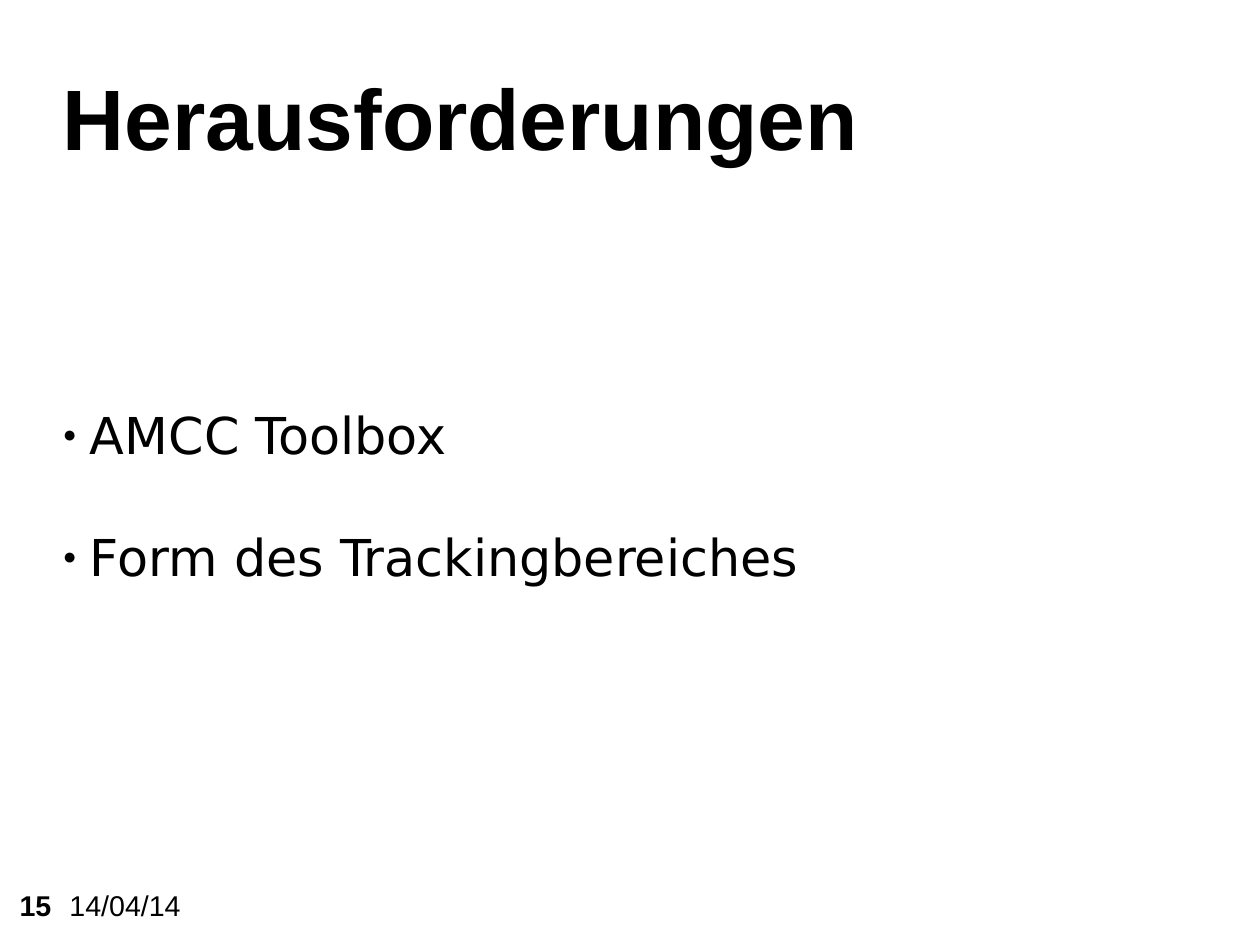
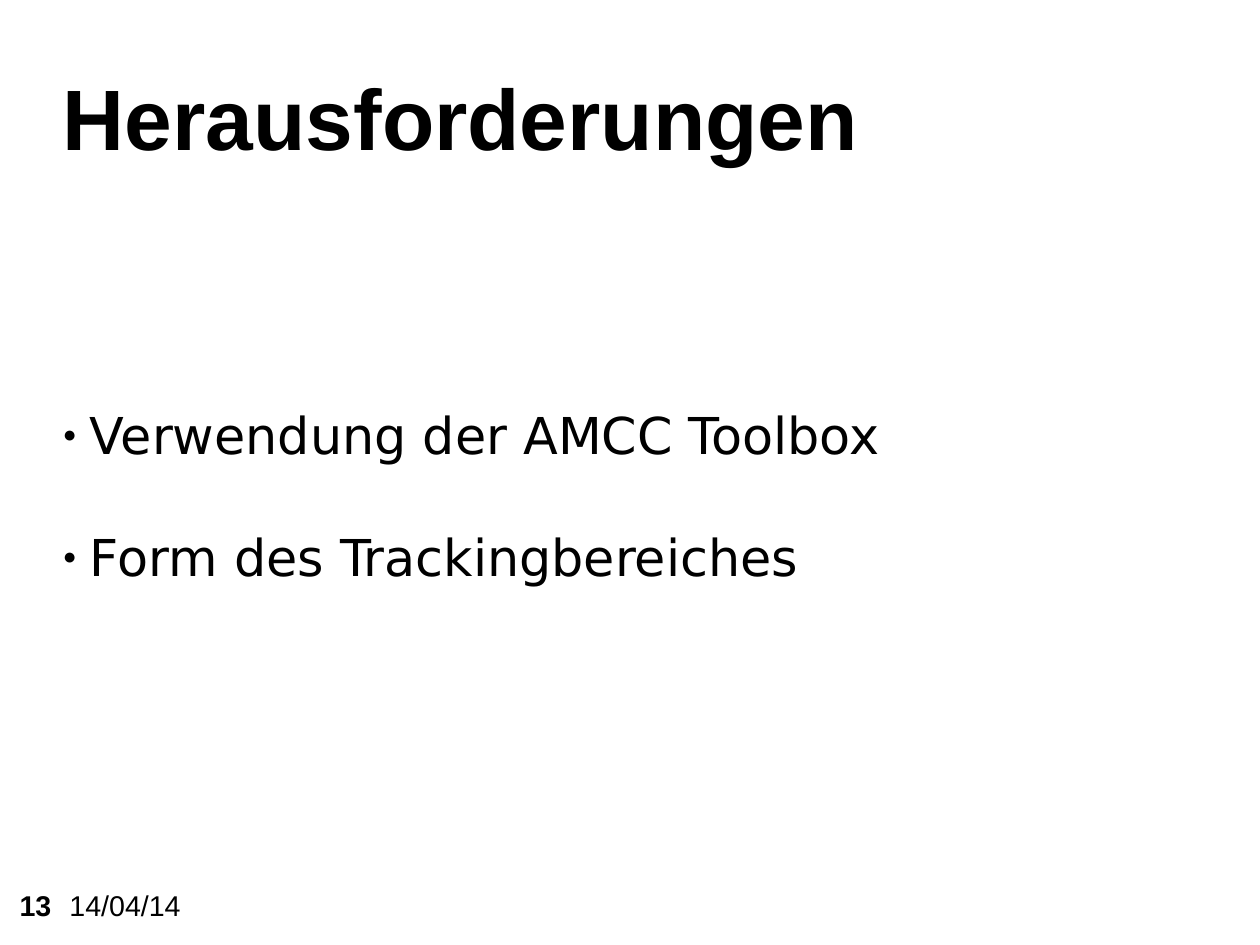
Before and after one commit to KITrokopter/Presentation, a slide deck: slide 13 of PresentationInTotal v0.1.odp (slide 15 before the commit). Drawn at 1260x945 pixels with LibreOffice and Linux fonts; fonts in the diff are those of the drawing; background and template pictures are left out. Boxes give left, top, right and bottom in pixels: in the first picture for what was removed or moved away, otherwise in the second. Text is boxed around its words. In the diff, an @@ line names an element or a change of style, - is before the commit and + after.

```diff
--- a/PresentationInTotal v0.1.odp
+++ b/PresentationInTotal v0.1.odp
@@ subtitle at [90,415,879,465]: text changed @@
-● AMCC Toolbox
+● Verwendung der AMCC Toolbox
@@ page number at [20,896,52,917]: text changed @@
-15
+13
```
Also in this commit, not shown: 6 other slides changed, 2 slides removed.
